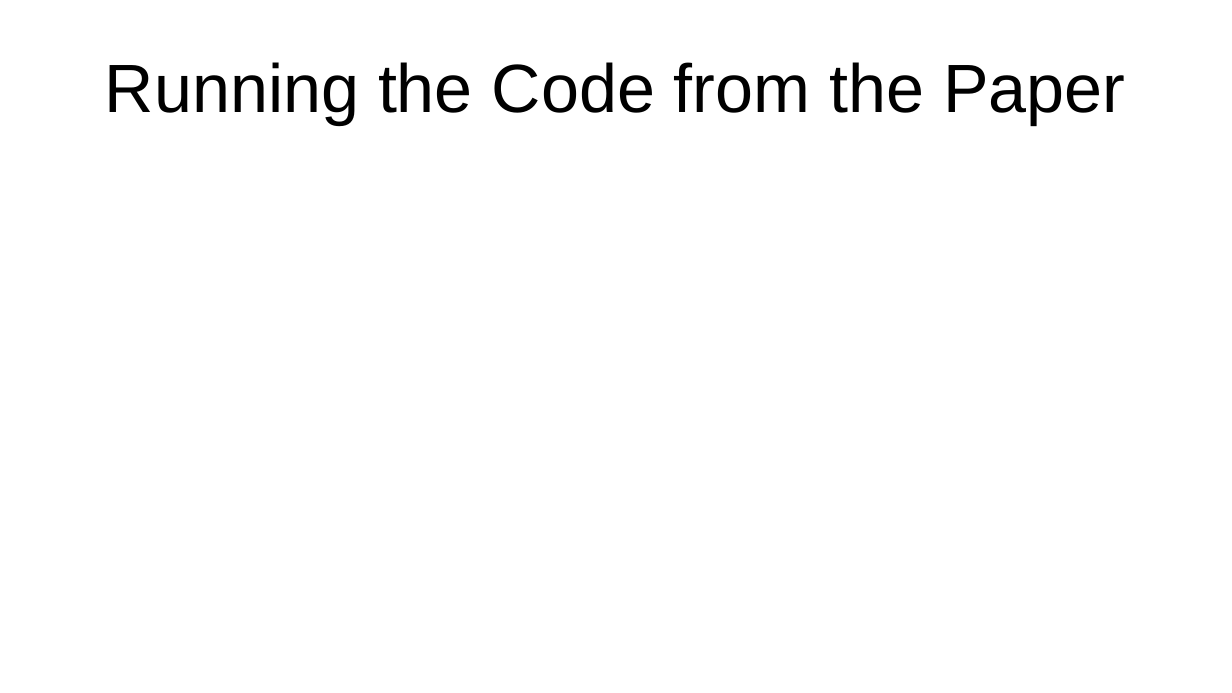
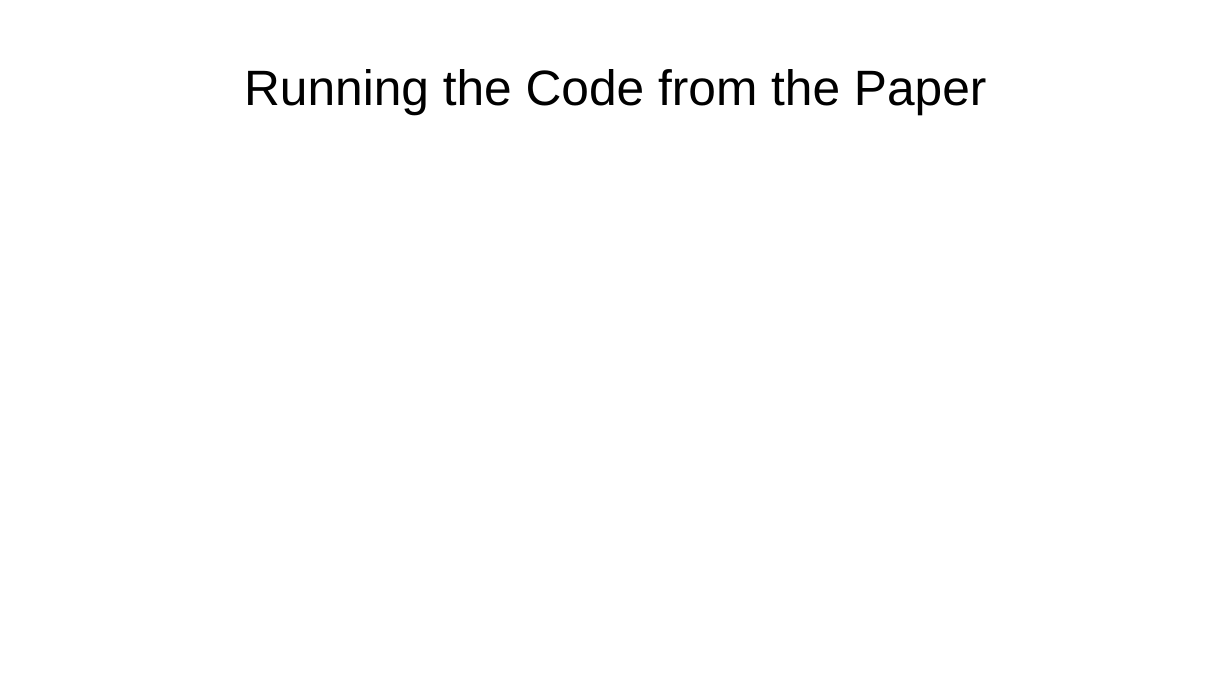
Before and after one commit to baristuran/baris-personal, a slide deck: slide 9 of sparse.odp. Drawn at 1232x693 pixels with LibreOffice and Linux fonts; fonts in the diff are those of the drawing. Boxes give left, top, right and bottom in pixels: in the first picture for what was removed or moved away, otherwise in the second. Text is boxed around its words. In the diff, an @@ line names an element or a change of style, - is before the commit and + after.

```diff
--- a/sparse.odp
+++ b/sparse.odp
@@ title "Running the Code from the ..." at (x1=244, y1=69, x2=987, y2=114): size 44 to 32 pt @@
```
Also in this commit, not shown: 7 other slides changed.
